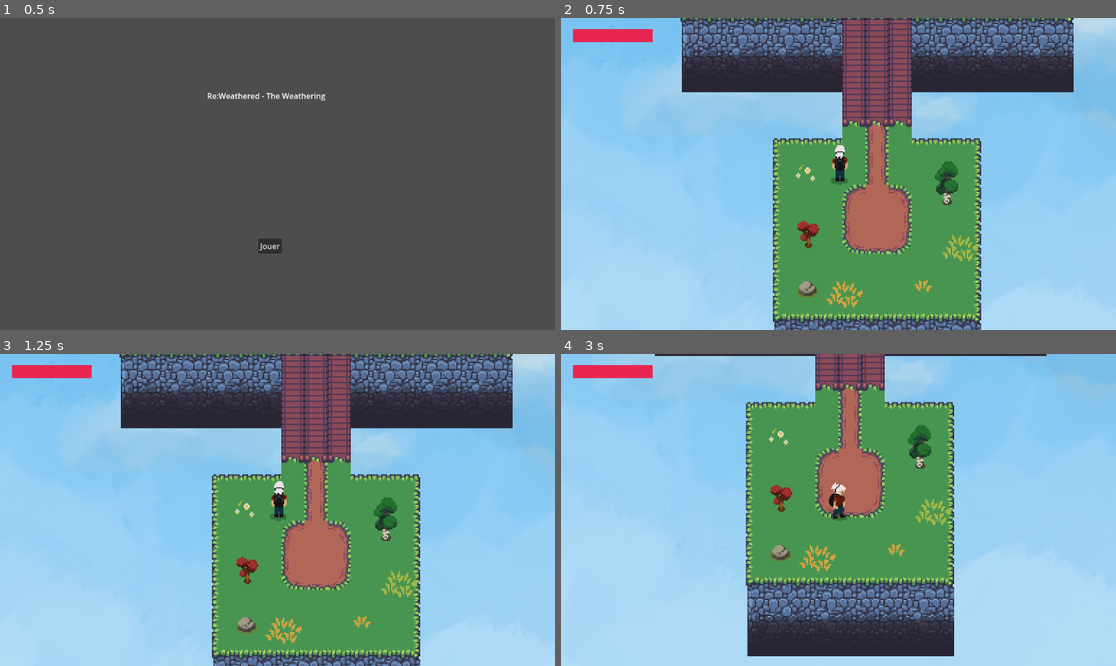
Above: before the commit, frames 1-4 (two rows, left to right).
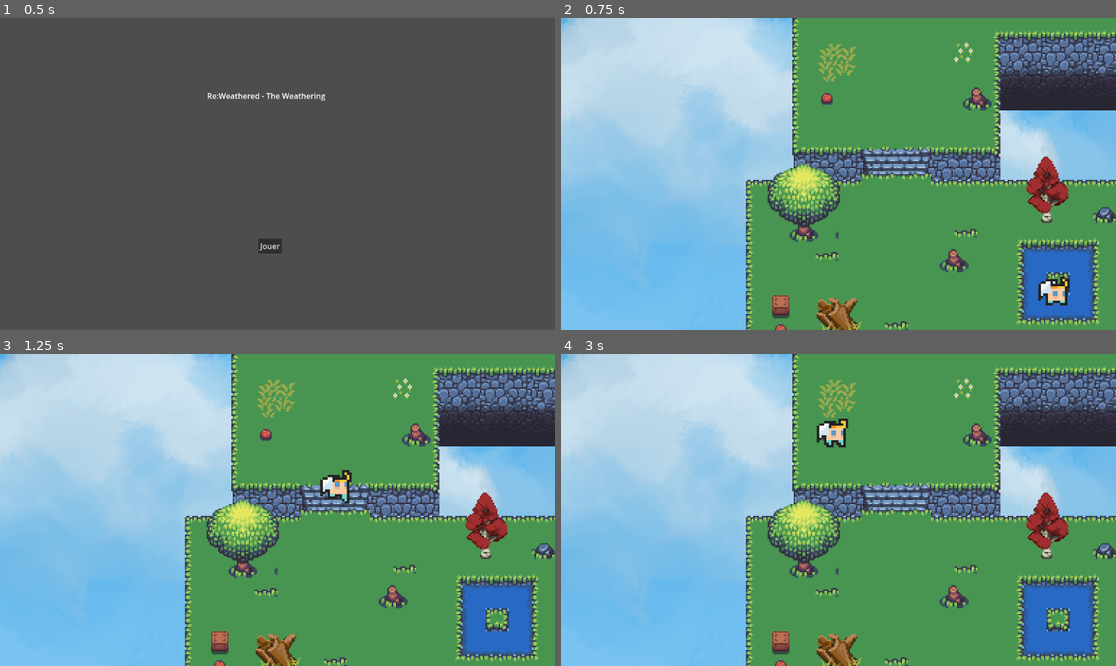
Above: after the commit, the same moments.

Repository: ivelter/cgj2024
Game: Godot game, scene res://scenes/menu/mainmenu.tscn
Same seed, same stepped clock (60 frames per second), same inputs: the game is played once before the commit and once after it.
Inputs:
- Up to frame 1 (0.5 s): no input
- Up to frame 2 (0.75 s): click "Jouer" at 0.5 s
- Up to frame 3 (1.25 s): no input
- Up to frame 4 (3 s): tap Enter at 1.25 s; hold D (move_right) 1.28-2.03 s; tap Q (interact) at 1.35, 2.3, 2.85 s; hold S (move_down) 2.03-2.78 s; tap Shift (dash) at 2.1 s; hold D (move_right) from 2.78 s (still down)

Frame 1 is identical in both runs. In frame 2, 77% of the frame differs, in the area x 0-100%, y 0-100%; in frame 3, 77%; in frame 4, 79%.

Commit message:
Ajout début de la gestion des coffres

Diff:
--- a/entities/player/player.tscn
+++ b/entities/player/player.tscn
@@ -404,6 +404,7 @@
 [sub_resource type="RectangleShape2D" id="RectangleShape2D_e8x0y"]
 size = Vector2(19.75, 53)
 
+[node name="Player" type="CharacterBody2D" groups=["player"]]
 [sub_resource type="StyleBoxFlat" id="StyleBoxFlat_0ivq8"]
 bg_color = Color(0.352941, 0.27451, 0.392157, 0.509804)
 
@@ -430,27 +431,29 @@
 shape = SubResource("RectangleShape2D_porep")
 debug_color = Color(0.67451, 0.278431, 0.203922, 0.419608)
 
-[node name="UpInteractCollision" type="CollisionShape2D" parent="."]
+[node name="Area2D" type="Area2D" parent="." groups=["player"]]
+
+[node name="UpInteractCollision" type="CollisionShape2D" parent="Area2D"]
 texture_filter = 1
 position = Vector2(-0.5, -32)
 shape = SubResource("RectangleShape2D_ryj7v")
 disabled = true
 debug_color = Color(0.239216, 0.529412, 0.4, 0.419608)
 
-[node name="DownInteractCollision" type="CollisionShape2D" parent="."]
-position = Vector2(0, 28)
+[node name="DownInteractCollision" type="CollisionShape2D" parent="Area2D"]
+position = Vector2(84, 129)
 shape = SubResource("RectangleShape2D_ryj7v")
 disabled = true
 debug_color = Color(0.239216, 0.529412, 0.4, 0.419608)
 
-[node name="LeftInteractCollision" type="CollisionShape2D" parent="."]
-position = Vector2(-30, -2.5)
+[node name="LeftInteractCollision" type="CollisionShape2D" parent="Area2D"]
+position = Vector2(54, 98.5)
 shape = SubResource("RectangleShape2D_e8x0y")
 disabled = true
 debug_color = Color(0.329412, 0.407843, 0.882353, 0.419608)
 
-[node name="RightInteractCollision" type="CollisionShape2D" parent="."]
-position = Vector2(27, -3)
+[node name="RightInteractCollision" type="CollisionShape2D" parent="Area2D"]
+position = Vector2(111, 98)
 shape = SubResource("RectangleShape2D_e8x0y")
 disabled = true
 debug_color = Color(0.329412, 0.407843, 0.882353, 0.419608)
--- a/scenes/game/Level1.tscn
+++ b/scenes/game/Level1.tscn
@@ -6900,6 +6900,9 @@
 "speed": 5.0
 }]
 
+[sub_resource type="RectangleShape2D" id="RectangleShape2D_vladk"]
+size = Vector2(36, 40.2635)
+
 [sub_resource type="AtlasTexture" id="AtlasTexture_ffcg7"]
 atlas = ExtResource("8_y1lnh")
 region = Rect2(0, 0, 64, 64)
@@ -6982,10 +6985,10 @@
 anchors_preset = 15
 anchor_right = 1.0
 anchor_bottom = 1.0
-offset_left = -323.0
-offset_top = -686.0
-offset_right = 2548.0
-offset_bottom = 1872.0
+offset_left = -358.0
+offset_top = -693.0
+offset_right = 2513.0
+offset_bottom = 1865.0
 grow_horizontal = 2
 grow_vertical = 2
 texture = ExtResource("5_6njxw")
@@ -6995,6 +6998,12 @@
 scale = Vector2(2, 2.01563)
 sprite_frames = SubResource("SpriteFrames_7xngj")
 
+[node name="Area2D" type="Area2D" parent="AnimatedSprite2D" groups=["chest"]]
+
+[node name="CollisionShape2D" type="CollisionShape2D" parent="AnimatedSprite2D/Area2D"]
+position = Vector2(0, 10.1318)
+shape = SubResource("RectangleShape2D_vladk")
+
 [node name="AnimatedSprite2D2" type="AnimatedSprite2D" parent="."]
 position = Vector2(1150, -163)
 scale = Vector2(1.92187, 2.21094)
@@ -7003,3 +7012,6 @@
 
 [node name="Player" parent="." instance=ExtResource("9_i4vie")]
 position = Vector2(716, 1032)
+
+[connection signal="body_entered" from="AnimatedSprite2D/Area2D" to="Player" method="_on_area_2d_body_entered"]
+[connection signal="body_exited" from="AnimatedSprite2D/Area2D" to="Player" method="_on_area_2d_body_exited"]
--- /dev/null
+++ b/scripts/chest.gd
@@ -0,0 +1,17 @@
+extends Node
+
+var contenu = "arc";
+# Called when the node enters the scene tree for the first time.
+func _ready():
+	pass # Replace with function body.
+
+
+# Called every frame. 'delta' is the elapsed time since the previous frame.
+func _process(delta):
+	pass
+
+func is_chest():
+	return true;
+func open():
+	print("Chest opened!")
+	return contenu
--- a/scripts/player/player.gd
+++ b/scripts/player/player.gd
@@ -7,6 +7,9 @@
 var walkingSpeed = 1.0
 var directionOfPlayer = "up"
 var playerState = "idle"
+var arc = false
+var canOpenChest = false
+var chest = null;
 
 func update_direction():
 	if Input.is_action_pressed("move_left"):
@@ -45,6 +48,7 @@
 		elif interacted():
 			playerState = "interacting"
 			animation_player.play("left_pick_up")
+			open(chest)
 		elif playerState == "idle" or playerState == "walking":
 			playerState = "walking"
 			match (directionOfPlayer):
@@ -119,6 +123,21 @@
 			"right":
 				animation_player.play("left_idle")
 
+
+func _on_area_2d_body_entered(body):
+	if body.is_in_group("player"):
+		chest = body
+
+func _on_area_2d_body_exited(body):
+	if body.is_in_group("player"):
+		chest = null
+
+func open(chest):
+	if chest != null:
+		arc = true
+		print("arc obtenu")
+		chest = null
+
 func take_dmg(damage: int = 1) -> void:
 	PlayerInfo.healthPoints -= damage
 	if PlayerInfo.healthPoints <= 0:
Not shown: 1 places in scenes/game/Level1.tscn that only renumber resources
